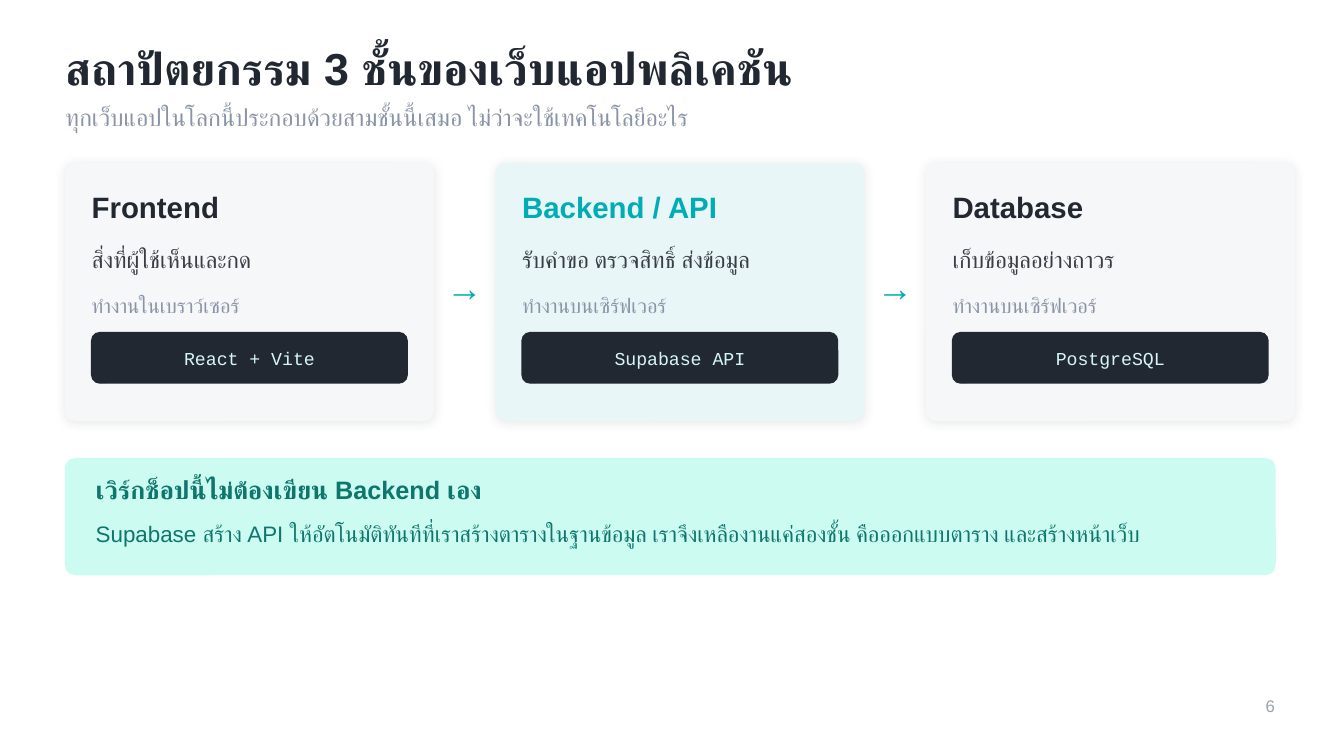
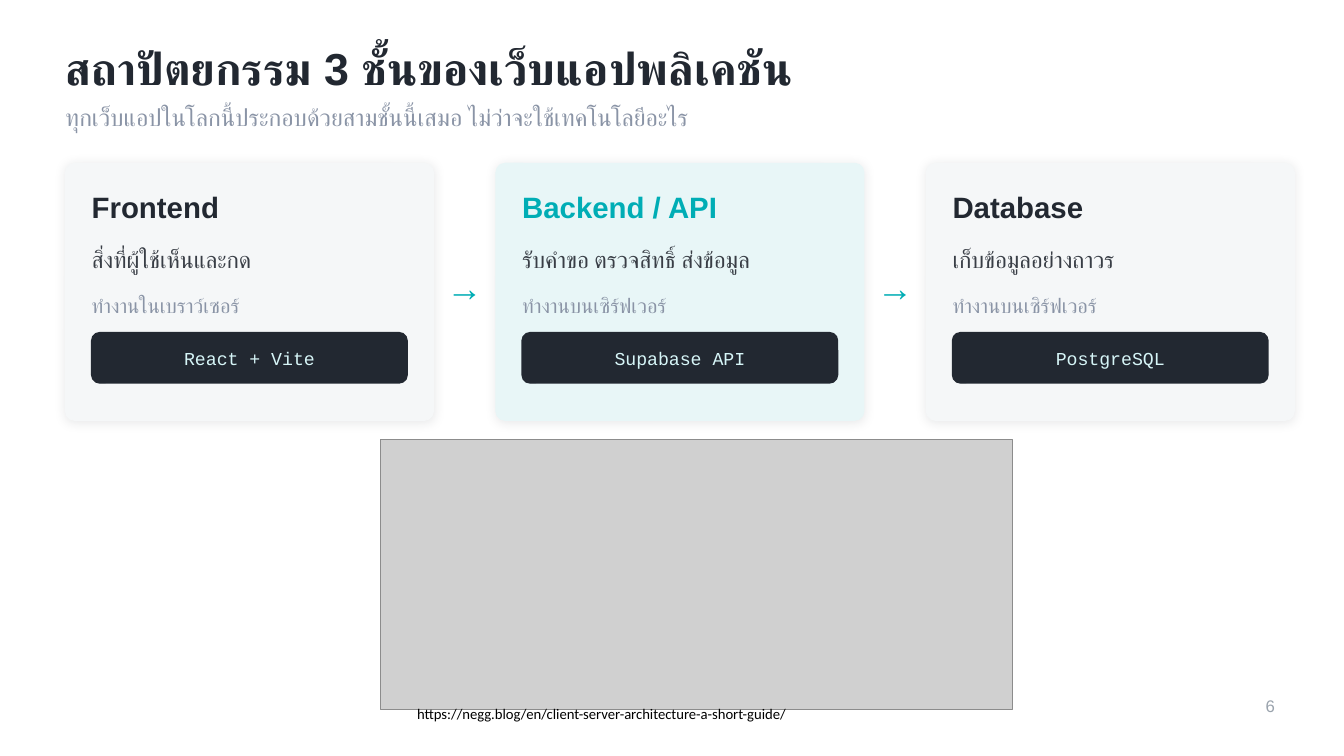
Before and after one commit to dookda/cmu_workshop_antigravity, a slide deck: slide 6 of Funding_Hub_Antigravity_Workshop.pptx. Drawn at 1344x756 pixels with LibreOffice and Linux fonts; fonts in the diff are those of the drawing; grey boxes stand for pictures. Boxes give left, top, right and bottom in pixels: in the first picture for what was removed or moved away, otherwise in the second. Text is boxed around its words. In the diff, an @@ line names an element or a change of style, - is before the commit and + after.

Commit message:
Update LAB manual with deployment instructions and add example configuration for Supabase

```diff
--- a/Funding_Hub_Antigravity_Workshop.pptx
+++ b/Funding_Hub_Antigravity_Workshop.pptx
@@ picture added at [381, 440, 1012, 710] @@
@@ rounded rectangle removed at [66, 459, 1275, 575] @@
@@ text removed at [96, 480, 481, 500] @@
-เวิร์กช็อปนี้ไม่ต้องเขียน Backend เอง
@@ text removed at [96, 524, 1140, 549] @@
-Supabase สร้าง API ให้อัตโนมัติทันทีที่เราสร้างตารางในฐานข้อมูล เราจึงเหลืองานแค่สองชั้น คือออกแบบตาราง และสร้างหน้าเว็บ
@@ text added at [417, 708, 786, 722], 10.5 pt, text #000000 @@
+https://negg.blog/en/client-server-architecture-a-short-guide/
```
Also in this commit, not shown: 3 other slides changed, 2 other files.
